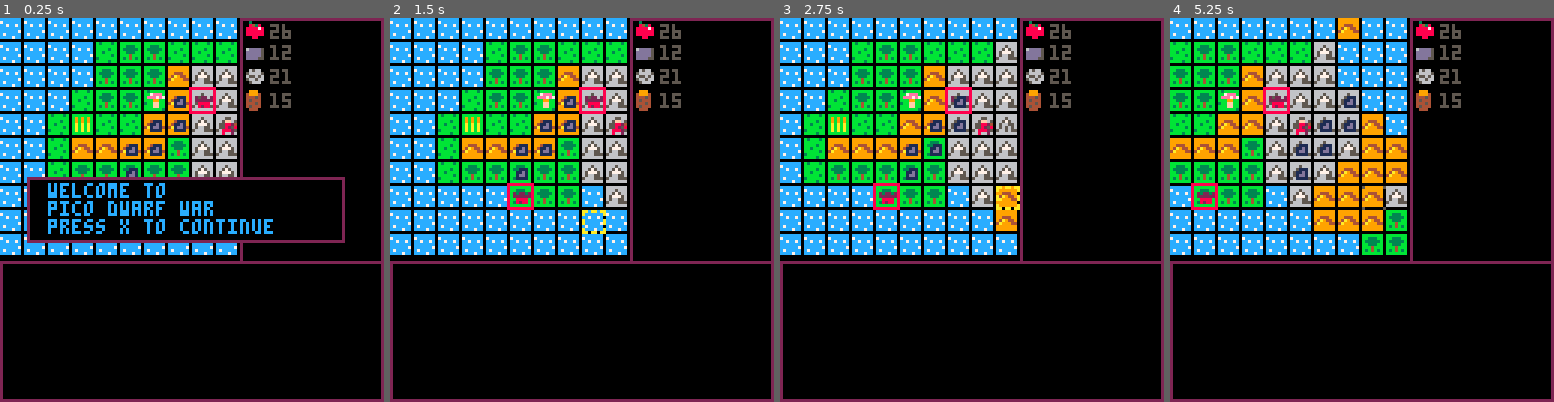
Above: before the commit, frames 1-4 (left to right).
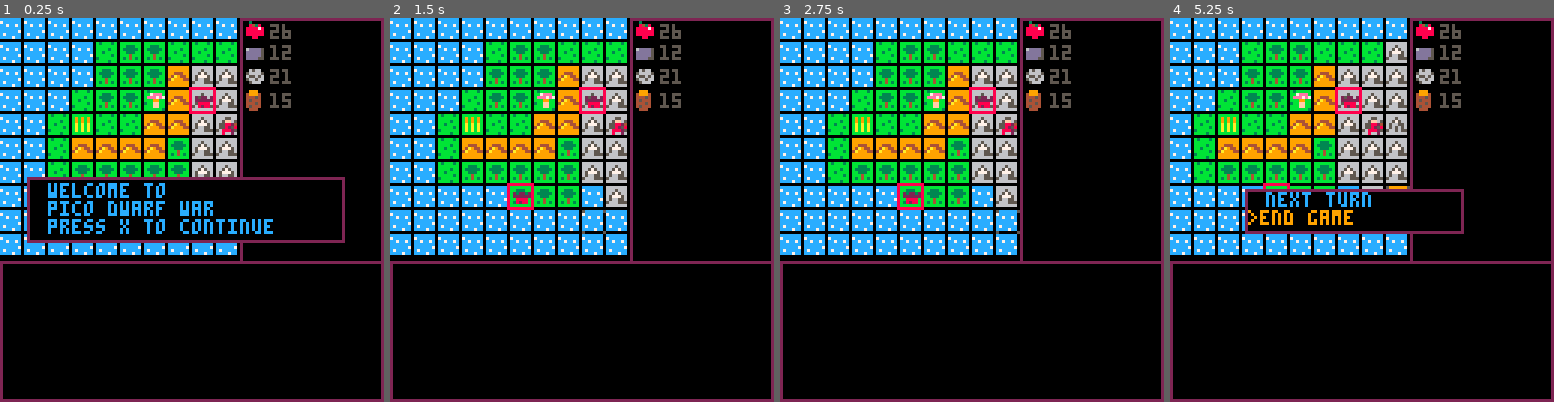
Above: after the commit, the same moments.

Repository: pond823/picodwarfwar
Game: PICO-8 cartridge picodwarfwar.p8
The game is run twice, just before and just after one commit, with the same random seed, the same clock (stepped at 60 frames per second) and the same inputs.
Inputs:
- Up to frame 1 (0.25 s): no input
- Up to frame 2 (1.5 s): tap X (X key) at 0.33, 1.07 s; tap O (Z key) at 0.7 s
- Up to frame 3 (2.75 s): hold Right 1.6-2.1 s; tap O (Z key) at 1.7, 2.1, 2.5 s; tap X (X key) at 1.85 s; hold Up 2.15-2.42 s; hold Right from 2.47 s (still down)
- Up to frame 4 (5.25 s): tap O (Z key) every 0.4 s from 2.9 to 4.9 s; tap X (X key) at 2.97, 4.08, 5.2 s; release Right at 3.03 s; hold Left 3.08-3.58 s; hold Down 3.63-3.97 s; hold Right 4.02-4.68 s; hold Up 4.73-5.03 s; hold Left from 5.08 s (still down)

The runs differ from the first frame. In frame 1, 0.5% of the frame differs, in the area x 32-49%, y 20-42%; in frame 2, 0.7%; in frame 3, 8.8%; in frame 4, 22%, in the area x 0-77%, y 0-62%.

Commit message:
Options fixed, End Game option added

Diff:
--- a/picodwarfwar.p8
+++ b/picodwarfwar.p8
@@ -16,12 +16,11 @@
 game.tick = 1
 game.selected_structure = nil
 game.path = nil
+
 game.options={}
-game.options.draw =0
-
- options = {}
-
-option_type = 0
+game.options.draw = 0
+options = {}
+flush_btn4 = 0
 selected = 1
 sprites = {}
 structures ={}
@@ -44,6 +43,7 @@
 function _init( ... )
   printh("initialising", "log.txt", true)
   create_options()
+  log("starting o = "..#options)
   create_initial_castle()
   create_initial_dwarves()
   new_sprite(game.cursor.x,game.cursor.y,10,{32,33}, 1, 0, 0) -- test animations are working
@@ -56,7 +56,7 @@
 
 function _update()
   if (game.state == 1) map_select()
-  if (game.state == 2) update_options()
+  if (game.state == 2) select_options()
 end
 
 function _draw()
@@ -129,6 +129,7 @@
    game.selected_army = army_at_location(game.cursor.x+game.dx, game.cursor.y+game.dy)
 
    if (btnp(4)) then
+    log("call select_action")
     select_action()
 
   end
@@ -155,25 +156,28 @@
 
 	end
 
-	function update_options()
-    select_options()
-	end
-
  function select_action()
 
+  log("pre o = "..#options)
   game.options.draw = 1
   game.state = 2
   if (game.selected_structure != nil and game.selected_army != nil) then
     options = multi_options
-   	option_type =1
   elseif (game.selected_structure != nil) then
   	options = castle_options
- 	option_type = 2
  	elseif (game.selected_army != nil) then
     options = army_options
- 		option_type = 3
+
+  elseif (game.selected_structure == nil and game.selected_army == nil) then
+    options = game_options
  	end
- end
+
+  log("post o = "..#options)
+  flush_btn4 = 1
+
+
+
+end
 
 function cancel_action()
   --game.options.draw = 0
@@ -191,11 +195,13 @@
 		--spr(32, game.cursor.x*game.cursor.inc, game.cursor.y*game.cursor.inc)
 		draw_message_box()
 		draw_info_box()
-    draw_path()
+    --draw_path()
     foreach(sprites, sprite_draw)
+    log(game.options.draw)
     if (game.options.draw == 1) then
+      log("draw o = "..#options)
       draw_options()
-      log("log action")
+
     end
     if (game.message.draw == 1) draw_message()
 	end
@@ -417,8 +423,9 @@
 --
 function draw_options()
 
-
+  log("options "..#options)
   if (#options>0) then
+
     oy = (64 - (#options * 6)/2)
     ox = 32
     rectfill(ox-7,oy-1,ox+65,65+((#options * 6)/2),0)
@@ -448,12 +455,17 @@
   end
 
   if (btnp(5)) then
+    log("calling "..options[selected].display)
     options[selected].func()
-   end
-  if (btnp(4)) clear_options() -- cancel
- end
+  end
+  log("flush_btn4 = "..flush_btn4)
+  if (btnp(4) and flush_btn4 == 0) clear_options() -- cancel
+  if (btnp(4) and flush_btn4 == 1) flush_btn4 = 0
+
+end
 
 function clear_options()
+  log("clear options")
   game.state = 1
   options={}
   game.options.draw = 0
@@ -503,6 +515,16 @@
   end
 end
 
+function next_turn(...)
+  log("next turn")
+  clear_options()
+end
+
+function end_game(...)
+  log("exit")
+  stop()
+end
+
 -- must go after option functions in code
 function create_options()
 
@@ -554,6 +576,19 @@
       func = selected_army_option
     }
   }
+
+  game_options = {
+  {
+      display = "next turn",
+      func = next_turn
+    },
+    {
+      display = "end game",
+      func = end_game
+    }
+  }
+
+  options = game_options
 end
 
 --pop up message
